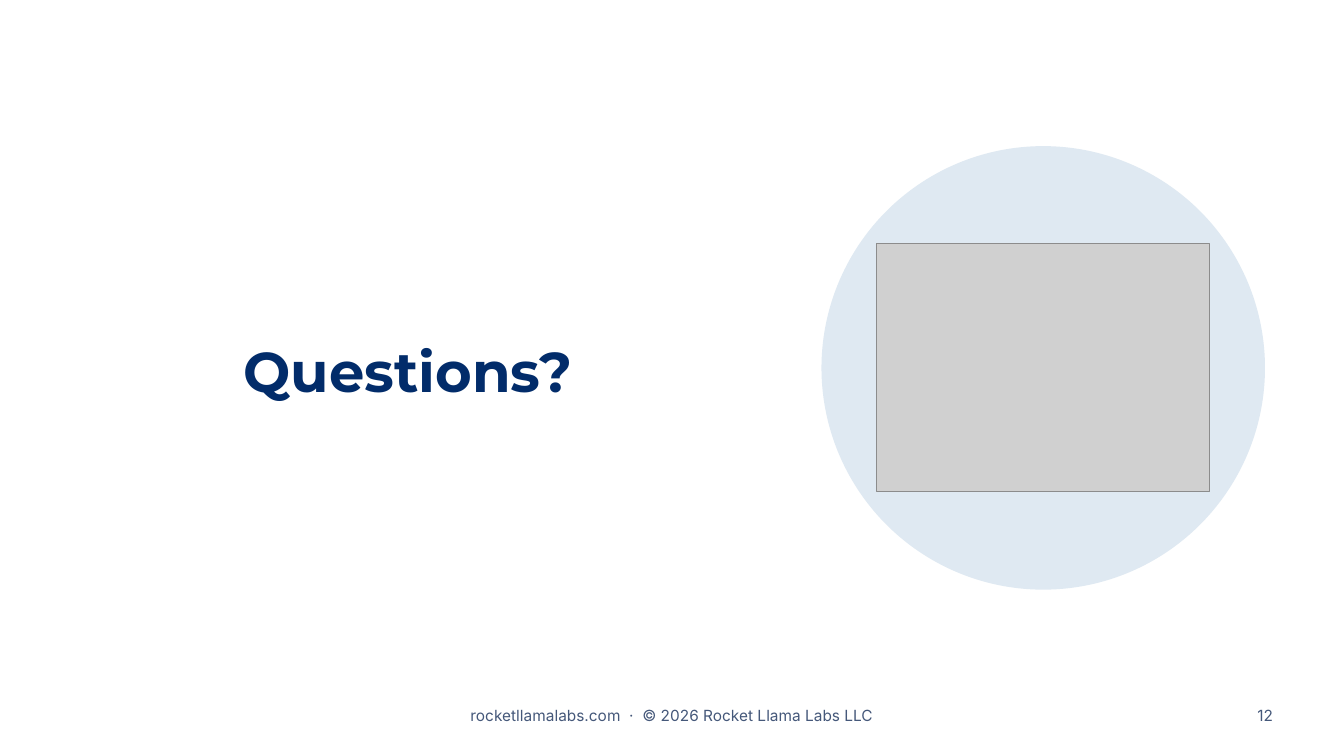
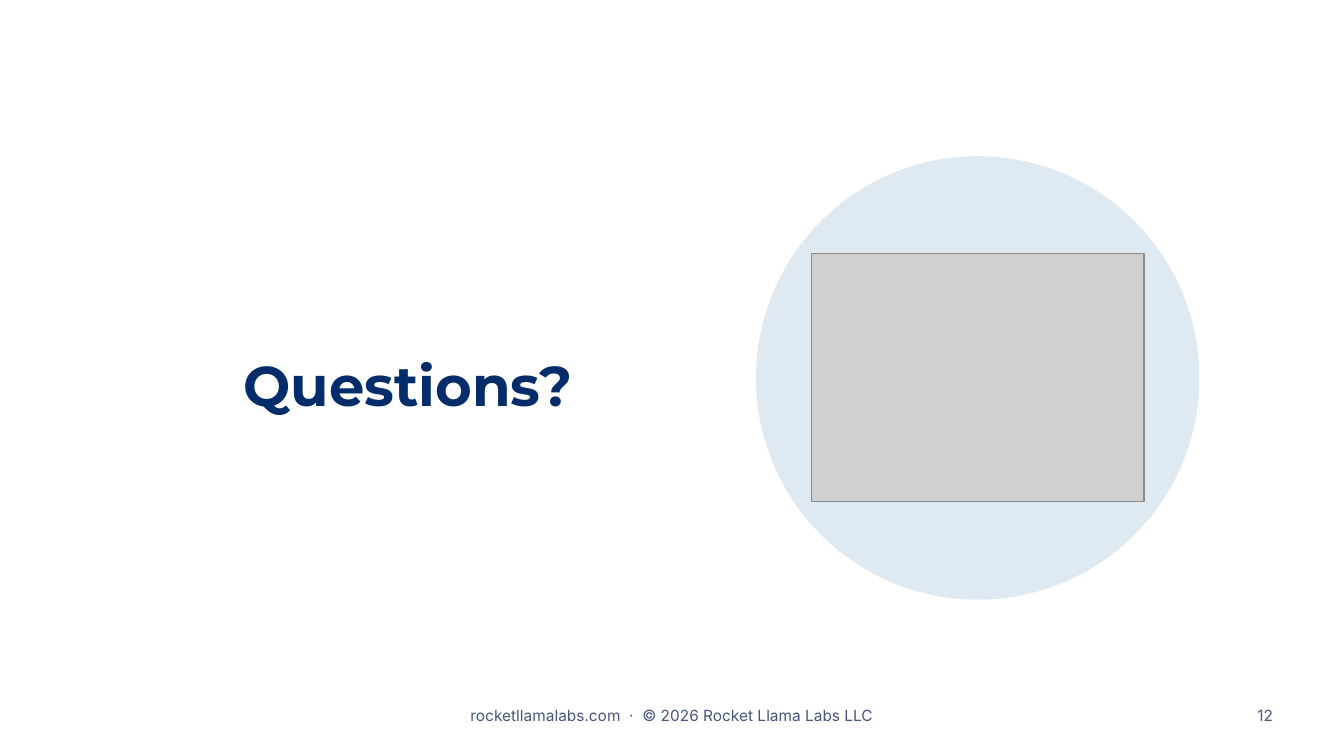
Before and after one commit to RocketLlamaLabs/rocketllama-website, a slide deck: slide 12 of public/slides/v1/rocket-llama-labs-sales-presentation-v1.pptx. Drawn at 1344x756 pixels with LibreOffice and Linux fonts; fonts in the diff are those of the drawing; grey boxes stand for pictures; background and template pictures are left out. Boxes give left, top, right and bottom in pixels: in the first picture for what was removed or moved away, otherwise in the second. Text is boxed around its words. In the diff, an @@ line names an element or a change of style, - is before the commit and + after.

```diff
--- a/public/slides/v1/rocket-llama-labs-sales-presentation-v1.pptx
+++ b/public/slides/v1/rocket-llama-labs-sales-presentation-v1.pptx
@@ ellipse moved from (x1=822, y1=146, x2=1265, y2=590) to (x1=756, y1=156, x2=1200, y2=600) @@
@@ picture moved from (x1=877, y1=244, x2=1210, y2=492) to (x1=812, y1=254, x2=1144, y2=502) @@
@@ title "Questions?" moved from (x1=244, y1=348, x2=573, y2=401) to (x1=244, y1=362, x2=573, y2=415) @@
```
Also in this commit, not shown: 2 other slides changed, 3 other files.
